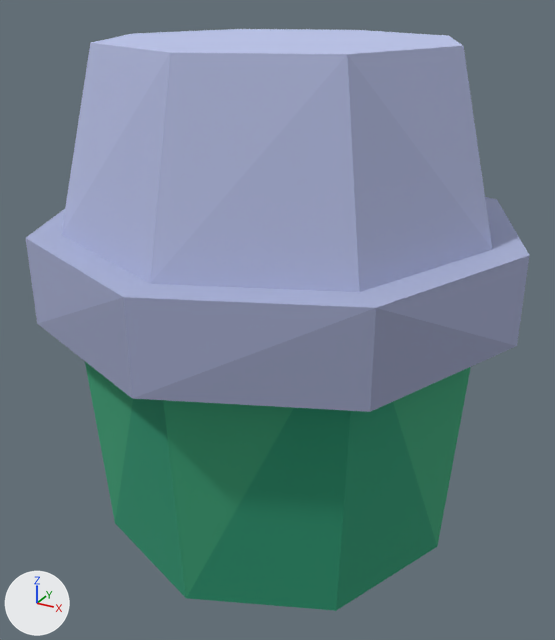
What one commit did to the glTF model client/public/models/props/trash.glb.
Rendered twice from a camera (50 mm lens) standing at (0.31, -0.57, 0.478) and looking at (0.002, -0.009, 0.198). Arrows for +X, +Y and +Z are at lower left; the lights stay in place. The older version comes first. Vertices at exactly the same position are counted once.

The older version as bpy lines, for what is in view:
```python
me_trash = bpy.data.meshes.new('trash')
me_trash.from_pydata(...)  # 40 vertices, 72 faces; spans x -0.212..0.212, y -0.212..0.212, z 0.0..0.437
me_trash.materials.append(mat_material_0)
ob_trash = bpy.data.objects.new('trash', me_trash)
ob_trash.location = (0.0, 0.0, 0.0)
```
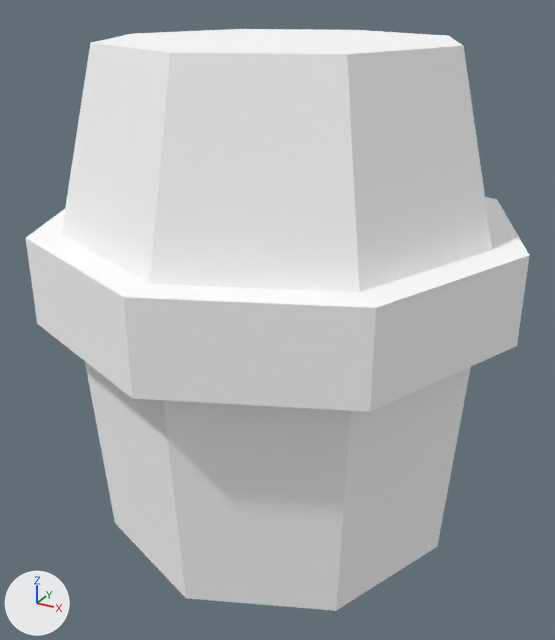
Pixel boxes [x1, y1, x2, y2] of what changed, in the pictures (555 x 640 px):
part 1 of me_trash, recoloured (blue to white)
    both: [26, 43, 530, 398]
part 2 of me_trash, recoloured (greyish blue to white)
    both: [38, 297, 516, 412]
part 3 of me_trash, recoloured (green to white)
    both: [85, 362, 471, 611]
part 4 of me_trash, recoloured (pale blue to white)
    both: [91, 29, 463, 54]

The change in detail:
me_trash has 40 vertices, 72 faces and spans x -0.212..0.212, y -0.212..0.212, z 0.0..0.437.
me_trash is used by ob_trash; location (0.0, 0.0, 0.0).
me_trash part 1: 26 faces centred in x -0.191..0.191, y -0.191..0.191, z 0.266..0.388 are repainted in the vertex colours; the middle colour goes from blue #abb3d6 to white #ffffff.
me_trash part 2: 14 faces centred in x -0.191..0.191, y -0.191..0.191, z 0.216..0.241 are repainted in the vertex colours; the middle colour goes from greyish blue #99a0c0 to white #ffffff.
me_trash part 3: 20 faces centred in x -0.156..0.16, y -0.16..0.16, z 0.097..0.388 are repainted in the vertex colours; the middle colour goes from green #3b9671 to white #ffffff.
me_trash part 4: 12 faces centred in x -0.133..0.133, y -0.055..0.055, z 0.0..0.437 are repainted in the vertex colours; the middle colour goes from pale blue #c0c4e3 to white #ffffff.
